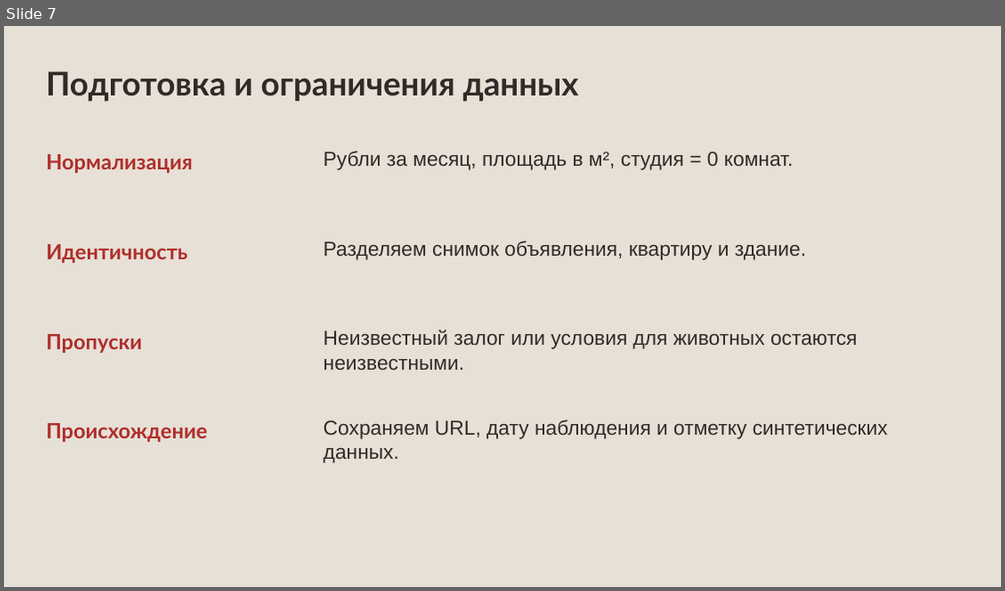
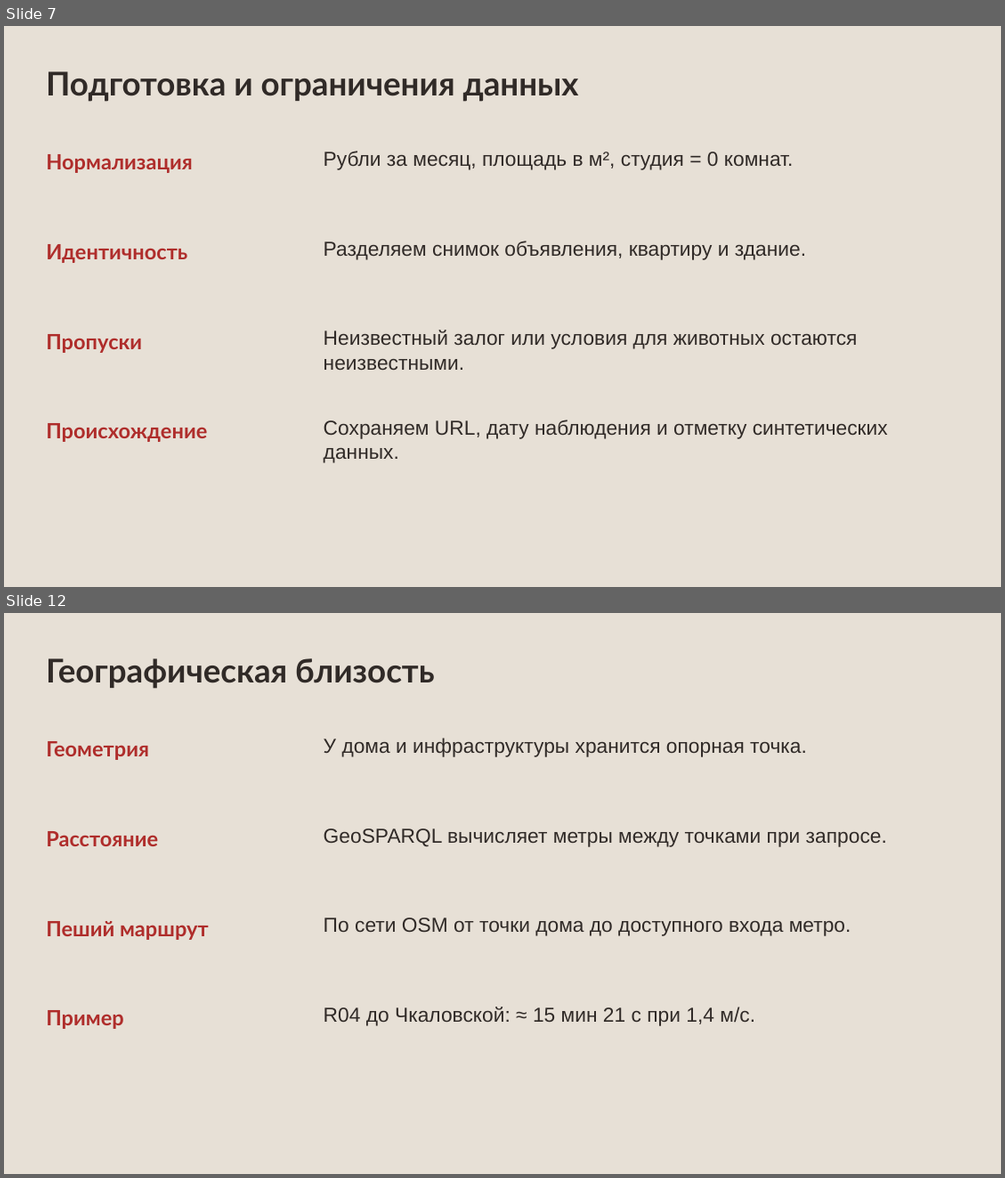
Before and after one commit to Megadeth2006/Knowledge_graphs, a slide deck: rental_kg_materials/1Stage.pptx. Shown one above the other, each under a label of ours: slide 7 before the commit, slides 7 and 12 after it; the slides between them are not shown. The pictures are 1005x591 and 1005x1178 pixels, drawn with LibreOffice and Linux fonts; fonts in the diff are those of the drawing. Boxes give left, top, right and bottom in pixels: in the first picture for what was removed or moved away, otherwise in the second. Text is boxed around its words. In the diff, an @@ line names an element or a change of style, - is before the commit and + after.

Commit message:
add OSM, SPARQL and other stuff

```diff
--- a/rental_kg_materials/1Stage.pptx
+++ b/rental_kg_materials/1Stage.pptx
@@ slide 12 added at bbox=[4, 613, 1001, 1174], background #E7E0D6 @@
@@ text added at bbox=[46, 658, 434, 689], 31.5 pt, text #302A27, bold @@
+Географическая близость
@@ text added at bbox=[46, 741, 149, 760], 20.2 pt, text #AF2D2B, bold @@
+Геометрия
@@ text added at bbox=[324, 738, 807, 757], 19.5 pt, text #302A27 @@
+У дома и инфраструктуры хранится опорная точка.
@@ text added at bbox=[46, 831, 158, 846], 20.2 pt, text #AF2D2B, bold @@
+Расстояние
@@ text added at bbox=[324, 828, 887, 846], 19.5 pt, text #302A27 @@
+GeoSPARQL вычисляет метры между точками при запросе.
@@ text added at bbox=[46, 921, 209, 940], 20.2 pt, text #AF2D2B, bold @@
+Пеший маршрут
@@ text added at bbox=[324, 917, 851, 936], 19.5 pt, text #302A27 @@
+По сети OSM от точки дома до доступного входа метро.
@@ text added at bbox=[46, 1010, 124, 1029], 20.2 pt, text #AF2D2B, bold @@
+Пример
@@ text added at bbox=[324, 1006, 755, 1026], 19.5 pt, text #302A27 @@
+R04 до Чкаловской: ≈ 15 мин 21 с при 1,4 м/с.
```
Also in this commit, not shown: 8 slides changed, 1 slide removed, 48 other files.
